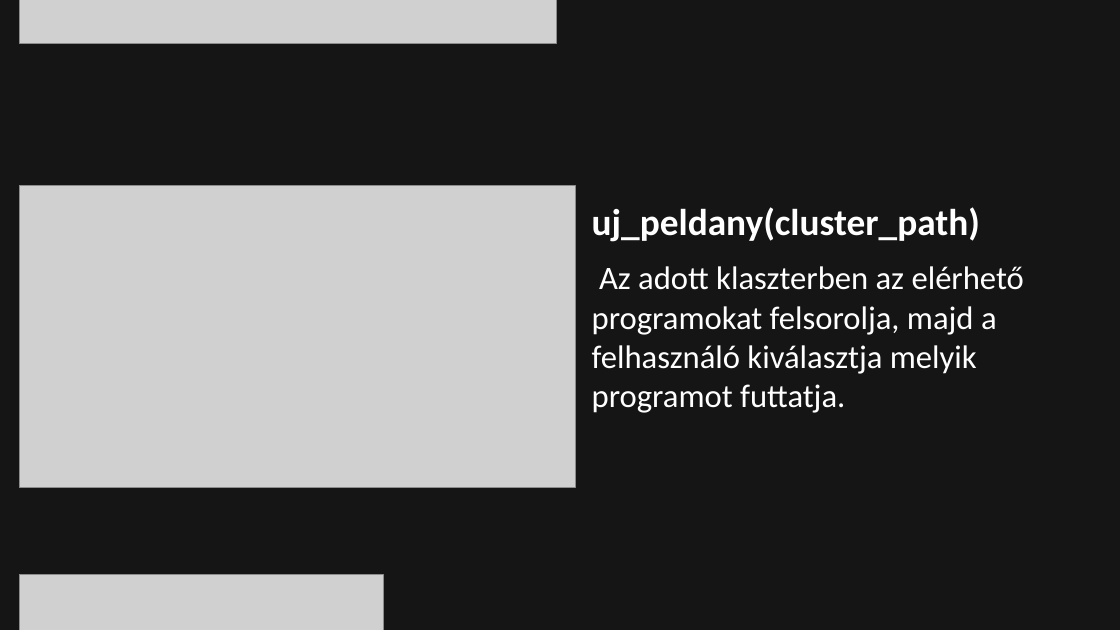
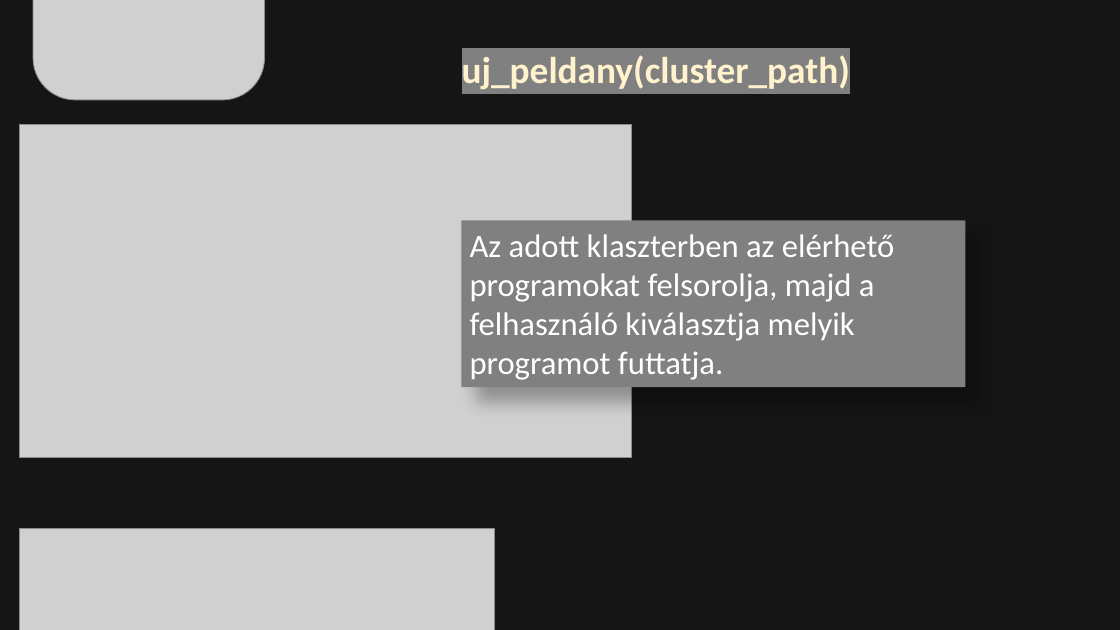
Before and after one commit to bankuti-gk/VBJCode, a slide deck: slide 6 of VBJCode.ppsx. Drawn at 1120x630 pixels with LibreOffice and Linux fonts; fonts in the diff are those of the drawing; grey boxes stand for pictures; background and template pictures are left out; a plain dark background stands for a picture behind light text. Boxes give left, top, right and bottom in pixels: in the first picture for what was removed or moved away, otherwise in the second. Text is boxed around its words. In the diff, an @@ line names an element or a change of style, - is before the commit and + after.

```diff
--- a/VBJCode.ppsx
+++ b/VBJCode.ppsx
@@ picture removed at (x1=20, y1=0, x2=557, y2=44) @@
@@ picture added at (x1=33, y1=0, x2=265, y2=100) @@
@@ text "uj_peldany(cluster_path)" moved from (x1=592, y1=207, x2=980, y2=242) to (x1=462, y1=55, x2=850, y2=89) @@
@@ text "uj_peldany(cluster_path)" at (x1=462, y1=55, x2=850, y2=89): text colour #FFFFFF to #FFF2CC, highlight none to #808080 @@
@@ picture resized from (x1=20, y1=575, x2=384, y2=630) to (x1=19, y1=124, x2=632, y2=457) @@
@@ picture removed at (x1=20, y1=186, x2=576, y2=487) @@
@@ rectangle "Az adott klaszterben az elérhető ..." resized from (x1=592, y1=266, x2=1024, y2=413) to (x1=461, y1=220, x2=965, y2=387) @@
@@ rectangle "Az adott klaszterben az elérhető ..." at (x1=461, y1=220, x2=965, y2=387): fill none to #808080; shadow on @@
@@ picture added at (x1=19, y1=529, x2=494, y2=630) @@
```
Also in this commit, not shown: 10 other slides changed, 1 slide removed.
